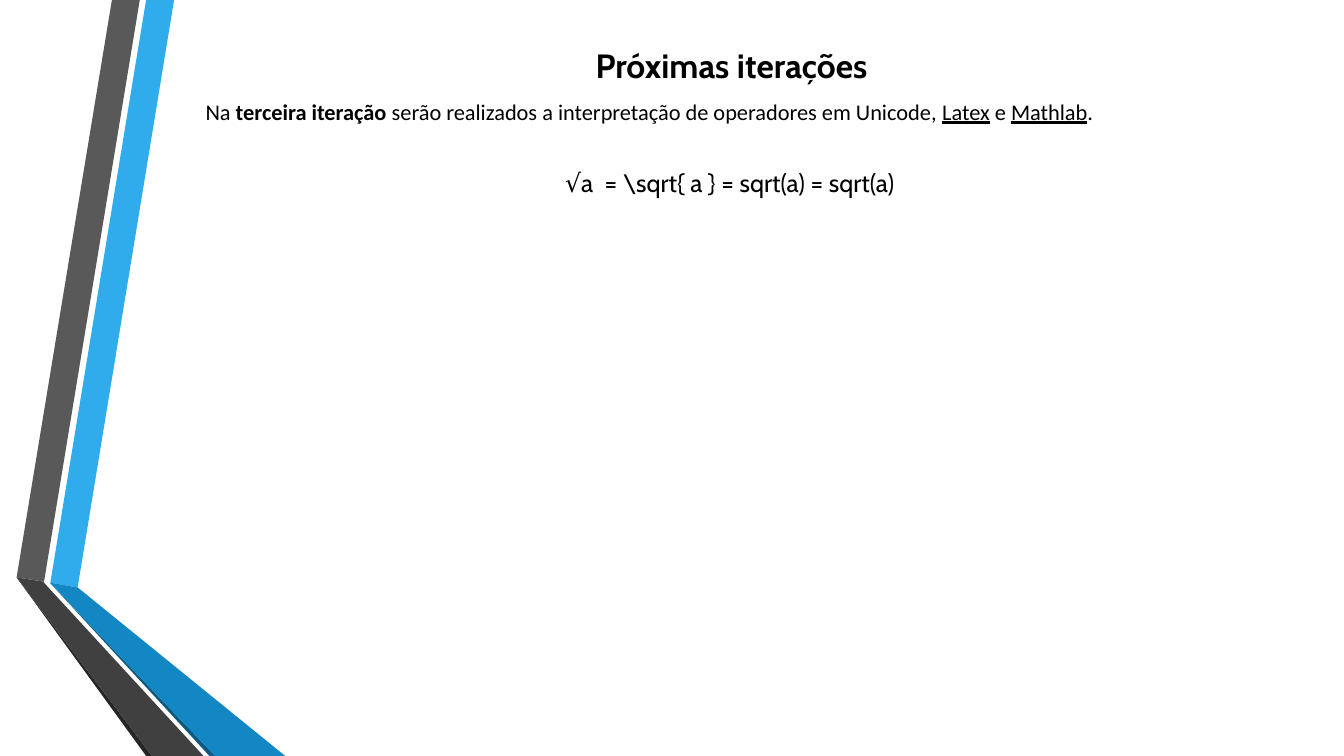
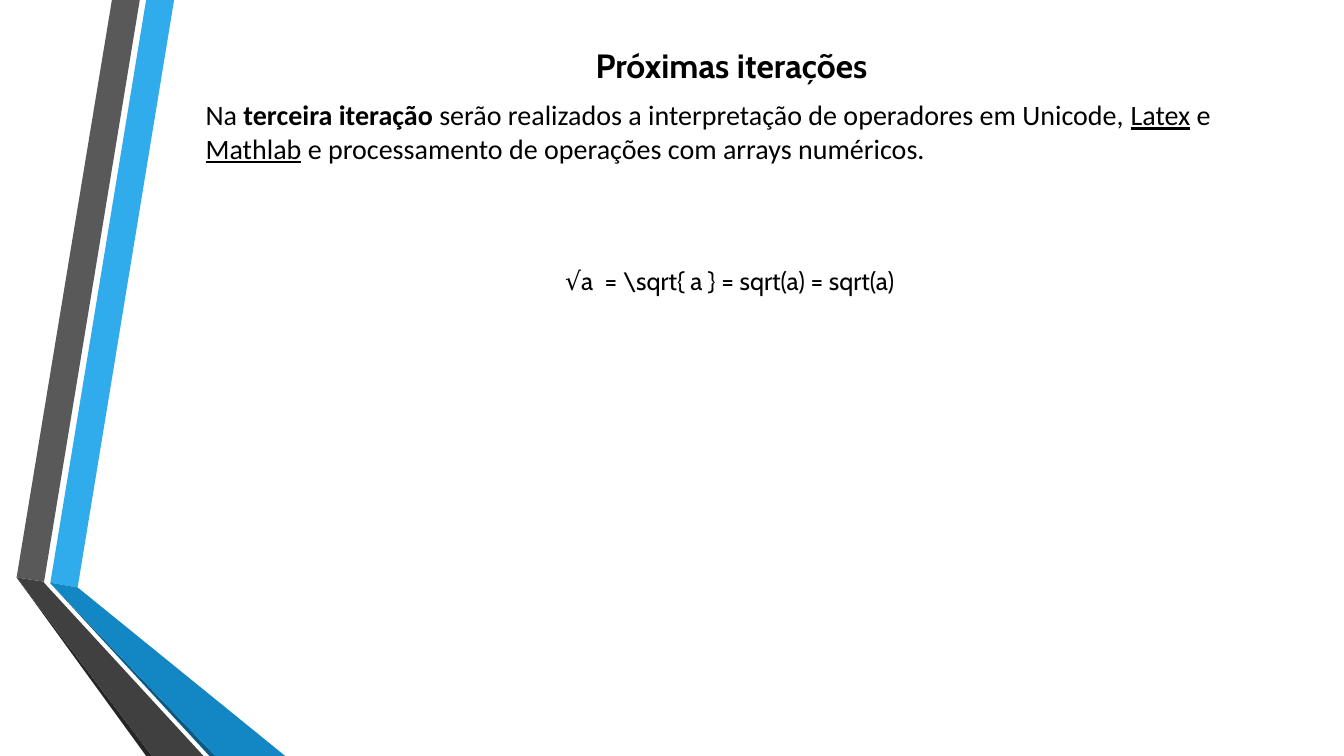
Before and after one commit to wendelsilverio/math-evaluator, a slide deck: slide 5 of docs/MATH - EVALUATOR - 2a Iteração.pptx. Drawn at 1344x756 pixels with LibreOffice and Linux fonts; fonts in the diff are those of the drawing; background and template pictures are left out. Boxes give left, top, right and bottom in pixels: in the first picture for what was removed or moved away, otherwise in the second. Text is boxed around its words. In the diff, an @@ line names an element or a change of style, - is before the commit and + after.

Commit message:
Add variable as number array

```diff
--- a/docs/MATH - EVALUATOR - 2a Iteração.pptx
+++ b/docs/MATH - EVALUATOR - 2a Iteração.pptx
@@ text at (206, 105, 1211, 164): text changed; size 16 to 20 pt @@
-Na terceira iteração serão realizados a interpretação de operadores em Unicode, Latex e Mathlab.
+Na terceira iteração serão realizados a interpretação de operadores em Unicode, Latex e Mathlab e processamento de operações com arrays numéricos.
@@ text "√a = \sqrt{ a } ...": place and size @@
-text "√a = \sqrt{ a } ..." at (581, 173, 894, 198)
+text "√a = \sqrt{ a } ..." at (581, 271, 894, 296)
```
Also in this commit, not shown: 3 other slides changed.
